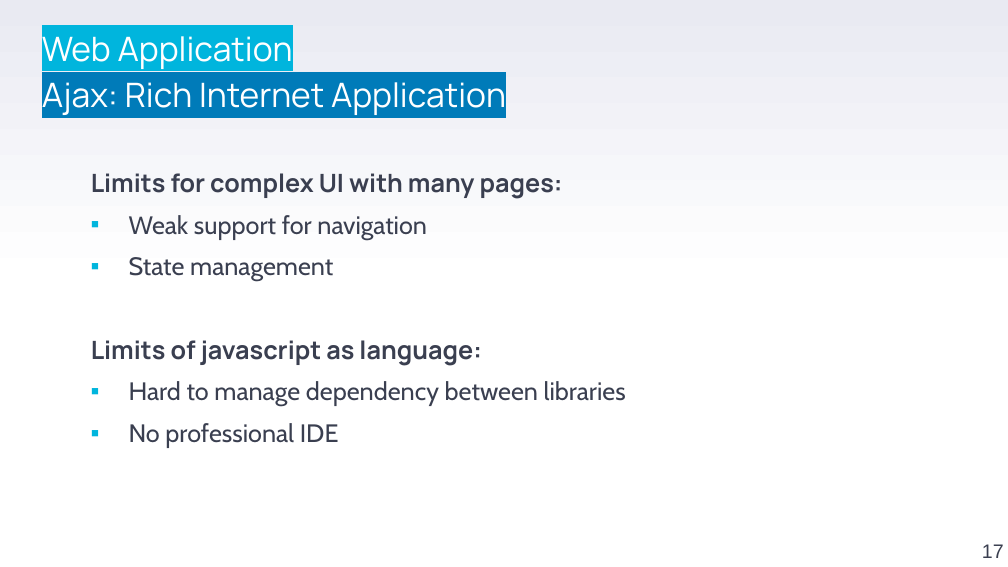
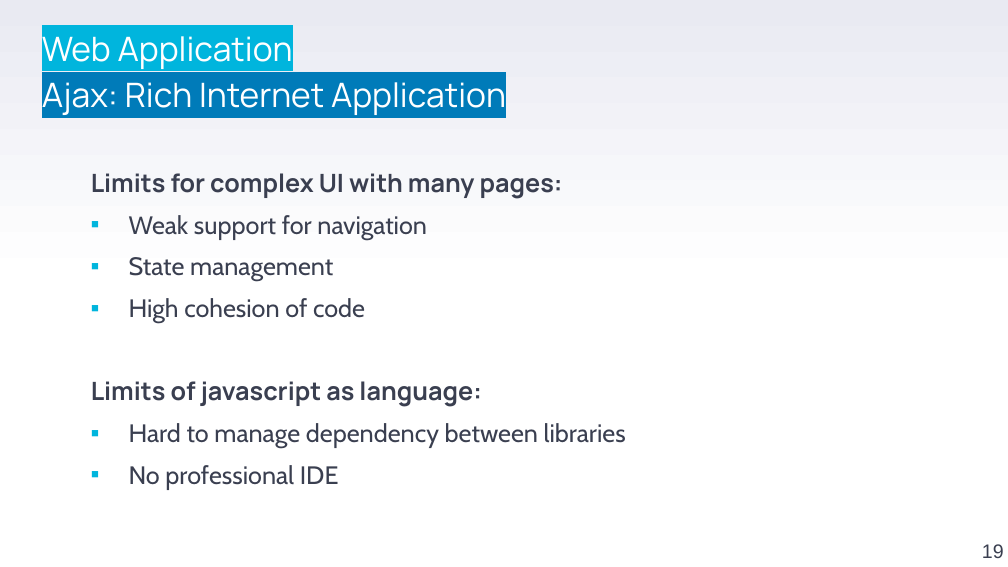
Before and after one commit to stefanofiorenza/KNITS, a slide deck: slide 19 of Programs/Trainings/01-FE/BasicJS/KNITS-Javascript.pptx (slide 17 before the commit). Drawn at 1008x567 pixels with LibreOffice and Linux fonts; fonts in the diff are those of the drawing; background and template pictures are left out. Boxes give left, top, right and bottom in pixels: in the first picture for what was removed or moved away, otherwise in the second. Text is boxed around its words. In the diff, an @@ line names an element or a change of style, - is before the commit and + after.

```diff
--- a/Programs/Trainings/01-FE/BasicJS/KNITS-Javascript.pptx
+++ b/Programs/Trainings/01-FE/BasicJS/KNITS-Javascript.pptx
@@ text at (129, 298, 365, 323): paragraph added @@
+  ▪ High cohesion of code
@@ page number at (982, 544, 1004, 558): text changed @@
-17
+19
```
Also in this commit, not shown: 7 other slides changed, 30 slides added, 8 slides removed, 2 other files.
